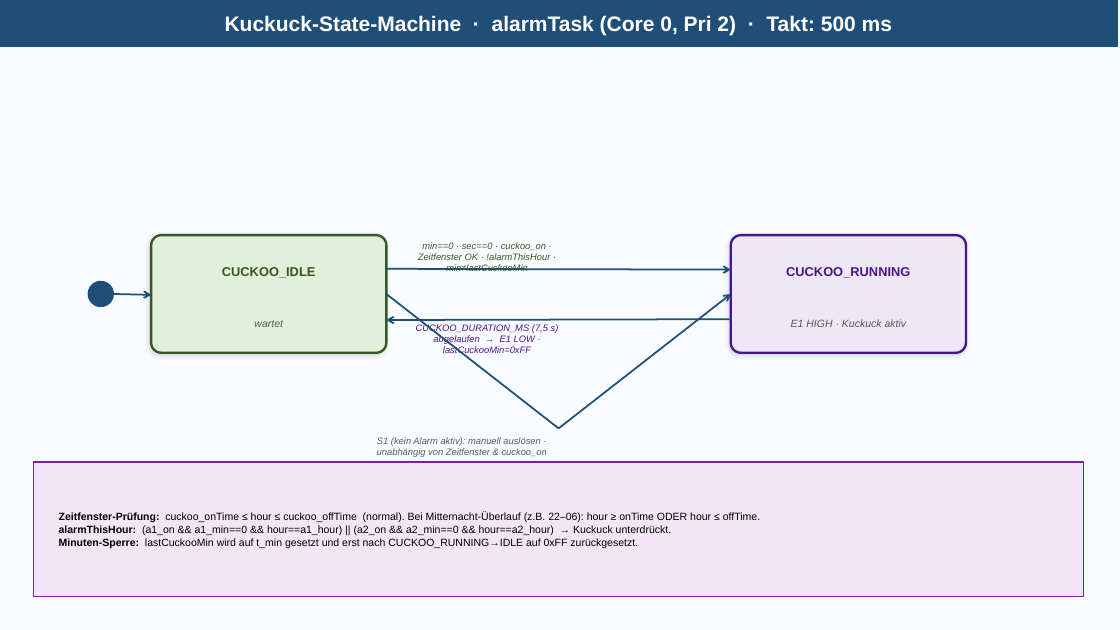
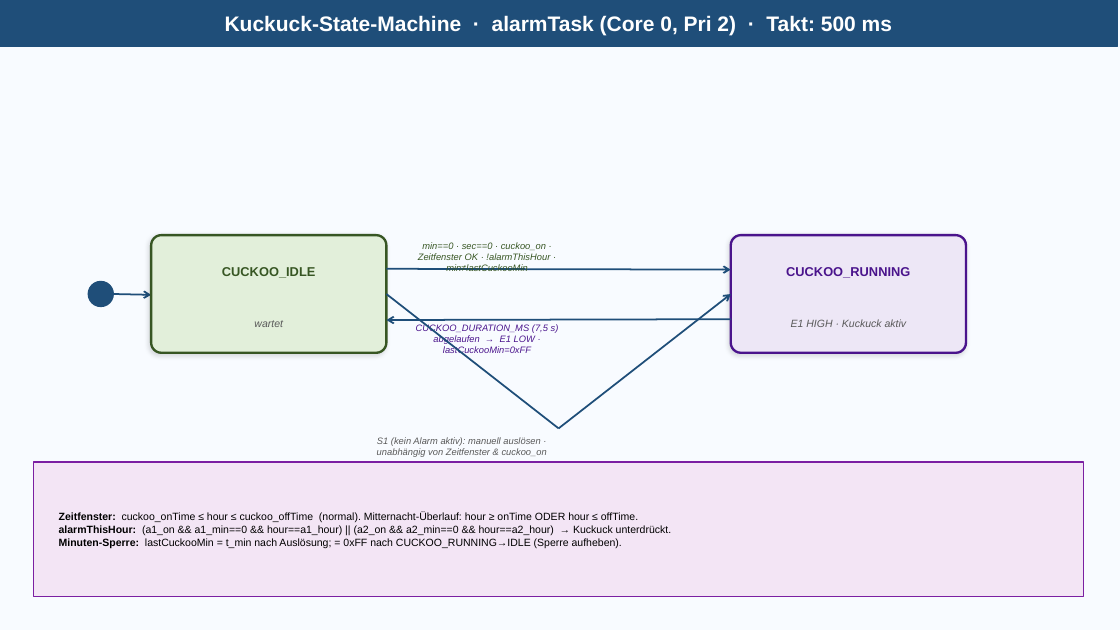
Before and after one commit to bernd2704-cpu/bTn_Wecker_Projekt, a slide deck: slide 2 of Dokumentation/Diagramme/bTn_Wecker_StateMachines.pptx. Drawn at 1120x630 pixels with LibreOffice and Linux fonts; fonts in the diff are those of the drawing. Boxes give left, top, right and bottom in pixels: in the first picture for what was removed or moved away, otherwise in the second. Text is boxed around its words. In the diff, an @@ line names an element or a change of style, - is before the commit and + after.

```diff
--- a/Dokumentation/Diagramme/bTn_Wecker_StateMachines.pptx
+++ b/Dokumentation/Diagramme/bTn_Wecker_StateMachines.pptx
@@ text at (59,512,671,548): text changed @@
-Zeitfenster-Prüfung: cuckoo_onTime ≤ hour ≤ cuckoo_offTime (normal). Bei Mitternacht-Überlauf (z.B. 22–06): hour ≥ onTime ODER hour ≤ offTime.
-alarmThisHour: (a1_on && a1_min==0 && hour==a1_hour) || (a2_on && a2_min==0 && hour==a2_hour) → Kuckuck unterdrückt.
-Minuten-Sperre: lastCuckooMin wird auf t_min gesetzt und erst nach CUCKOO_RUNNING→IDLE auf 0xFF zurückgesetzt.
+Zeitfenster: cuckoo_onTime ≤ hour ≤ cuckoo_offTime (normal). Mitternacht-Überlauf: hour ≥ onTime ODER hour ≤ offTime.
+alarmThisHour: (a1_on && a1_min==0 && hour==a1_hour) || (a2_on && a2_min==0 && hour==a2_hour) → Kuckuck unterdrückt.
+Minuten-Sperre: lastCuckooMin = t_min nach Auslösung; = 0xFF nach CUCKOO_RUNNING→IDLE (Sperre aufheben).
```
Also in this commit, not shown: 3 other slides changed, 5 other files.
